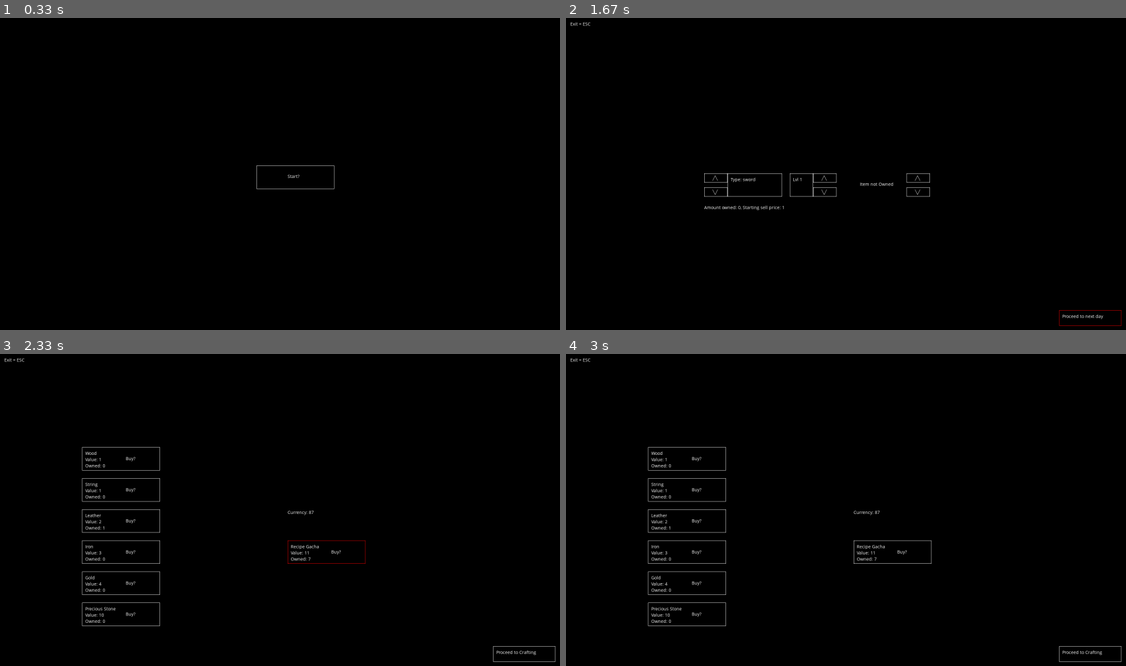
Above: before the commit, frames 1-4 (two rows, left to right).
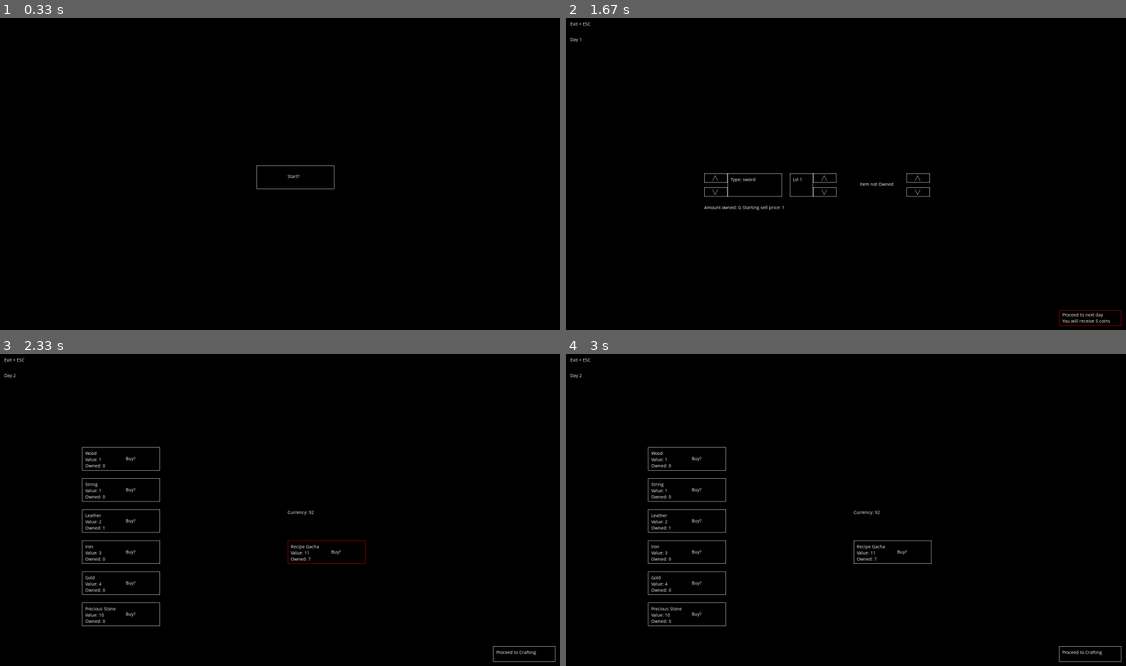
Above: after the commit, the same moments.

Repository: ArKynn/Fantasy-Battle-Defense-Dealer
Game: pygame game, started from Pygame_ui.py
The game is run twice, just before and just after one commit, with the same random seed, the same clock (stepped at 60 frames per second) and the same inputs.
Inputs (mouse positions are in pixels of both pictures, inside the frame that each line leads up to):
- Up to frame 1 (0.33 s): no input
- Up to frame 2 (1.67 s): click (851, 174) at 0.38 s; click (711, 177) at 0.72 s; click "Proceed to Crafting" at 1.05 s; click "Proceed to Selling" at 1.38 s
- Up to frame 3 (2.33 s): click "Proceed to next day" at 1.72 s; click (296, 544) at 2.05 s
- Up to frame 4 (3 s): click (834, 450) at 2.38 s

Frame 1 is identical in both runs. In frame 2, 0.1% of the frame differs, in the area x 0-98%, y 6-98%; in frame 3, less than 0.1%; in frame 4, less than 0.1%.

Commit message:
Corrected a bug, removed main.py, as it wasn't being used and added a day cycle and salary

Diff:
--- a/Items_and_Inventory.py
+++ b/Items_and_Inventory.py
@@ -134,12 +134,12 @@
                 recipe_sword_lvl3, recipe_bow_lvl3, recipe_hammer_lvl3, recipe_chestplate_lvl3, recipe_greaves_lvl3, recipe_helmet_lvl3,
                 recipe_sword_lvl4, recipe_bow_lvl4, recipe_hammer_lvl4, recipe_chestplate_lvl4, recipe_greaves_lvl4, recipe_helmet_lvl4]
 
-class playerinventory:
+class classplayerinventory:
     def __init__(self, money, craftexp):
         self.money = money
         self.craftexp = craftexp
 
-playerinventory = playerinventory(100, 0)
+playerinventory = classplayerinventory(100, 0)
 
 #print(f"{itemtypes[1][1][1].name}")
 
--- a/Pygame_ui.py
+++ b/Pygame_ui.py
@@ -15,6 +15,10 @@
                 return True
 
 def starting(): #Starting screen, renders a simple starting button
+    global daynum
+
+    startarea = pygame.Rect(displayx/2 - 100, displayy/2 - 25, 250, 75)
+
     starting = True
     while starting == True:
         exitgamecheck()
@@ -25,6 +29,7 @@
 
         if checkmousestate(startarea) == True:
             starting = False
+            daynum = 1
 
         pygame.display.flip()
         clock.tick(60)
@@ -51,6 +56,7 @@
         exitgamecheck()
         display.fill('black')
         display.blit(font.render("Exit = ESC", True, 'white'),[50,50])
+        display.blit(font.render(f"Day {daynum}", True, 'white'),[50,100])
 
         num = 0
         for materialname in Items_and_Inventory.allmaterials: #Renders strings and buttons for each existing material in their respective button
@@ -98,7 +104,7 @@
         pygame.display.flip()
         clock.tick(60)
 
-def craftmenu():
+def craftmenu(): #Craftmenu screen
     global Items
 
     weapontypes = {
@@ -136,6 +142,7 @@
         exitgamecheck()
         display.fill('black')
         display.blit(font.render("Exit = ESC", True, 'white'),[50,50])
+        display.blit(font.render(f"Day {daynum}", True, 'white'),[50,100])
 
         display.blit(font.render(f"Type: {selectedequipmenttype}", True, 'white'), (equipmenttypearea[0] + 10, equipmenttypearea[1] + 10))
         display.blit(font.render(f"Lvl {selectedequipmentlvl}", True, 'white'), (equipmentlvlarea[0] + 10, equipmentlvlarea[1] + 10))
@@ -168,9 +175,7 @@
             if checkmousestate(craftbutton) == True:
                 materialnumber = -1
                 enoughmaterials = True
-                print("a")
                 for materialtype in selecteditem.recipe.materials:
-                    print (materialtype)
                     materialnumber += 1
                     if materialtype.count < selecteditem.recipe.quantities[materialnumber]:
                         enoughmaterials = False
@@ -195,7 +200,9 @@
         pygame.display.flip()
         clock.tick(60)
 
-def sellmenu():
+def sellmenu(): #Sellmenu screen
+    global daynum
+
     weapontypes = {
     "sword" : Items_and_Inventory.allswords,
     "hammer" : Items_and_Inventory.allhammers,
@@ -235,6 +242,7 @@
         exitgamecheck()
         display.fill('black')
         display.blit(font.render("Exit = ESC", True, 'white'),[50,50])
+        display.blit(font.render(f"Day {daynum}", True, 'white'),[50,100])
 
         display.blit(font.render(f"Type: {selectedequipmenttype}", True, 'white'), (equipmenttypearea[0] + 10, equipmenttypearea[1] + 10))
         display.blit(font.render(f"Lvl {selectedequipmentlvl}", True, 'white'), (equipmentlvlarea[0] + 10, equipmentlvlarea[1] + 10))
@@ -253,12 +261,16 @@
 
         if checkmousestate(typeupbutton) == True and equipmenttypeindex != 5:
             equipmenttypeindex += 1
+            modifiedsellprice = 0
         elif checkmousestate(typedownbutton) == True and equipmenttypeindex != 0:
             equipmenttypeindex += -1
+            modifiedsellprice = 0
         elif checkmousestate(lvlupbutton) == True and equipmentlvlindex != 3:
             equipmentlvlindex += 1
+            modifiedsellprice = 0
         elif checkmousestate(lvldownbutton) == True and equipmentlvlindex != 0:
             equipmentlvlindex += -1
+            modifiedsellprice = 0
         elif checkmousestate(priceupbutton) == True and modifiedsellprice != 99:
             modifiedsellprice += 1
         elif checkmousestate(pricedownbutton) == True and equipmentlvlindex != -selecteditem.value:
@@ -277,10 +289,13 @@
         else:
             display.blit(font.render(f"Item not Owned", True, 'white'), (sellbutton[0] +25, sellbutton[1] +25))
 
-        display.blit(font.render(f"Proceed to next day", True, 'white'), (finishdaybutton[0] + 10, finishdaybutton[1] + 10))
+        display.blit(font.render(f"Proceed to next day", True, 'white'), (finishdaybutton[0] + 10, finishdaybutton[1] + 5))
+        display.blit(font.render(f"You will receive {5 + Items_and_Inventory.playerinventory.craftexp} coins", True, 'white'), (finishdaybutton[0] + 10, finishdaybutton[1] + 25))
         pygame.draw.rect(display, 'white', finishdaybutton, 1)
         if checkmousestate(finishdaybutton) == True:
-            buymenu == False
+            sellmenu == False
+            Items_and_Inventory.playerinventory.money += 5 + Items_and_Inventory.playerinventory.craftexp
+            daynum += 1
             break
 
         pygame.display.flip()
@@ -298,21 +313,13 @@
 display = pygame.display.set_mode((displayx, displayy))
 
 font = pygame.font.SysFont('Comic Sans MS', 15)
-startarea = pygame.Rect(displayx/2 - 100, displayy/2 - 25, 250, 75)
+
+starting()
 
 win = False #This will turn true when the player has reached the win condition, otherwise it just enables looping the game
-
-
-
-while True:
-    starting()
-
-    while win == False:
-        buymenu()
-
-        craftmenu()
-
-        sellmenu()
-
-    pygame.display.flip()
-    clock.tick(60)
+while win == False:
+    buymenu()
+
+    craftmenu()
+
+    sellmenu()
--- a/main.py
+++ /dev/null
@@ -1,38 +0,0 @@
-from Items_and_Inventory import playerinventory
-from d10_and_end_game import end_game
-
-
-
-day = 1
-while True:
-    print(" DAY " + str(day) + ":")
-
-    #Resource Buying
-    print ("What do you want to do? ")
-
-
-
-    #Crafting
-
-
-
-    #Selling
-
-
-
-
-
-
-
-
-
-
-    if end_game == True :
-        print ("GAME COMPLETED!!!")
-        print("You have obtained " + end_game(playerinventory.money))
-        break
-
-
-    print(" DAY " + str(day) + " RESULTS:")
-    print()
-    day = day + 1
